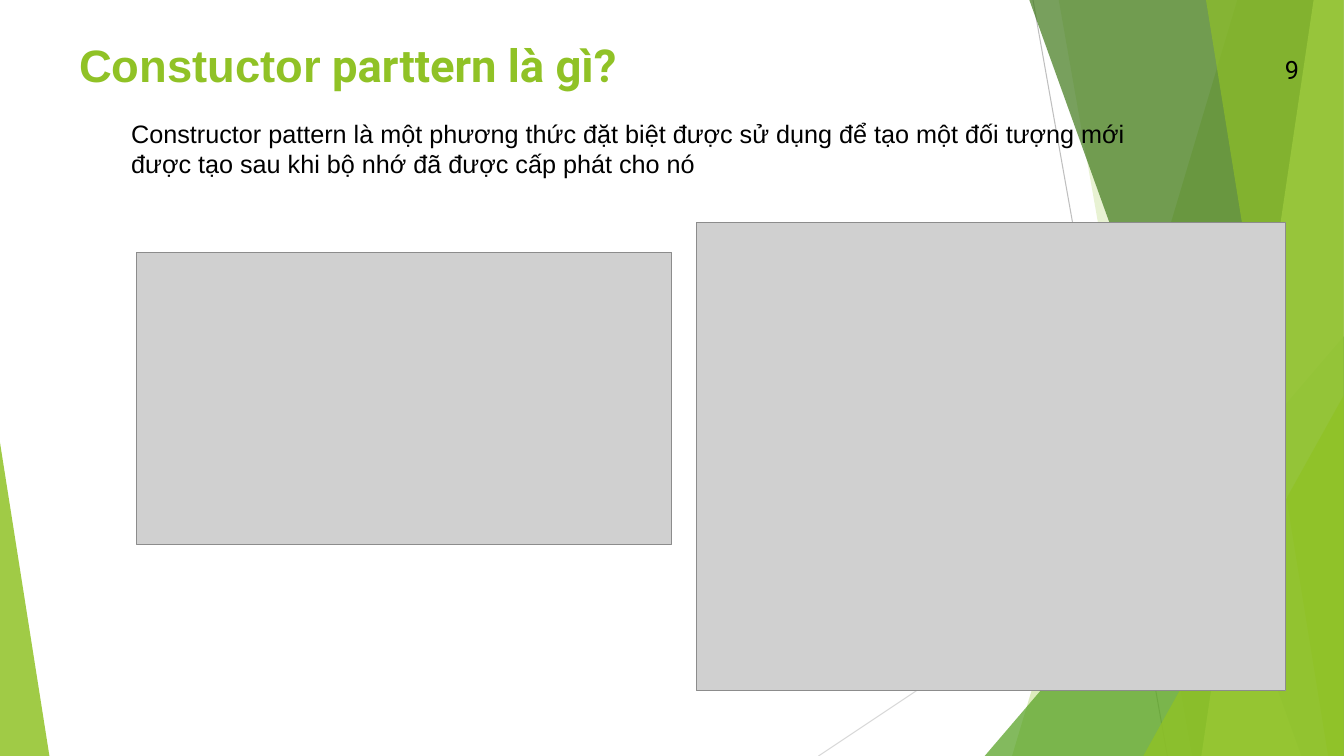
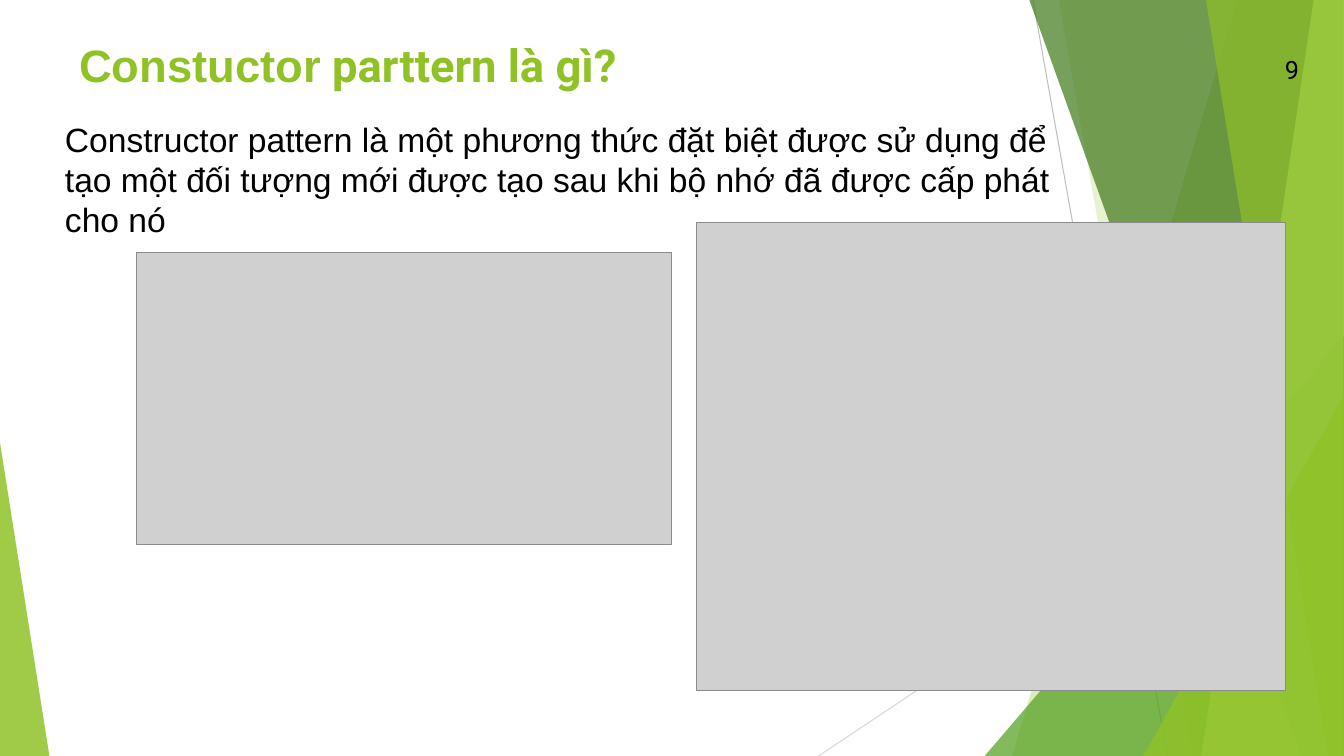
Before and after one commit to baobao98/DemoOOAD, a slide deck: slide 12 of Docs/Presentation-TKPMHDT-group04.pptx. Drawn at 1344x756 pixels with LibreOffice and Linux fonts; fonts in the diff are those of the drawing; grey boxes stand for pictures. Boxes give left, top, right and bottom in pixels: in the first picture for what was removed or moved away, otherwise in the second. Text is boxed around its words. In the diff, an @@ line names an element or a change of style, - is before the commit and + after.

```diff
--- a/Docs/Presentation-TKPMHDT-group04.pptx
+++ b/Docs/Presentation-TKPMHDT-group04.pptx
@@ text "Constructor pattern là một phương ...": place and size @@
-text "Constructor pattern là một phương ..." at <box>131,123,1124,179</box>
+text "Constructor pattern là một phương ..." at <box>65,125,1049,233</box>
@@ text "Constructor pattern là một phương ..." at <box>65,125,1049,233</box>: size 18 to 24 pt @@
```
Also in this commit, not shown: 10 other slides changed, 2 other files.
